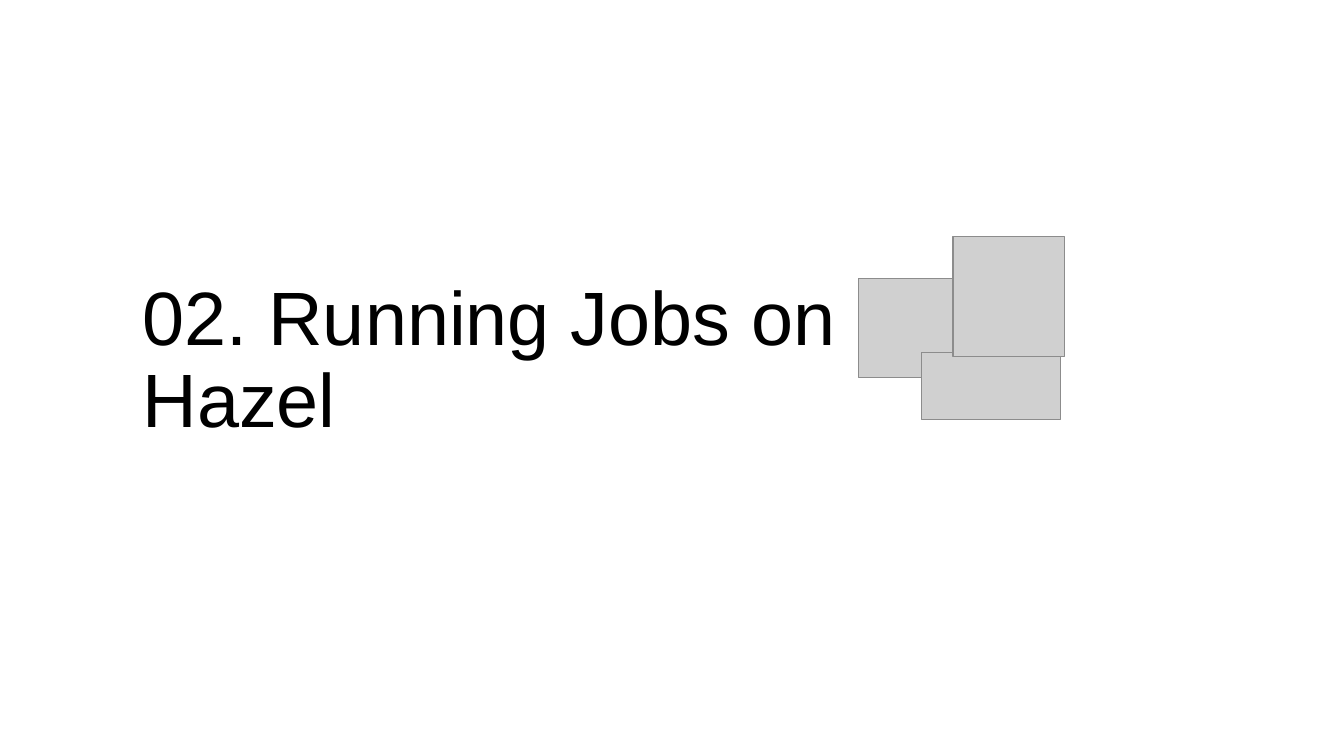
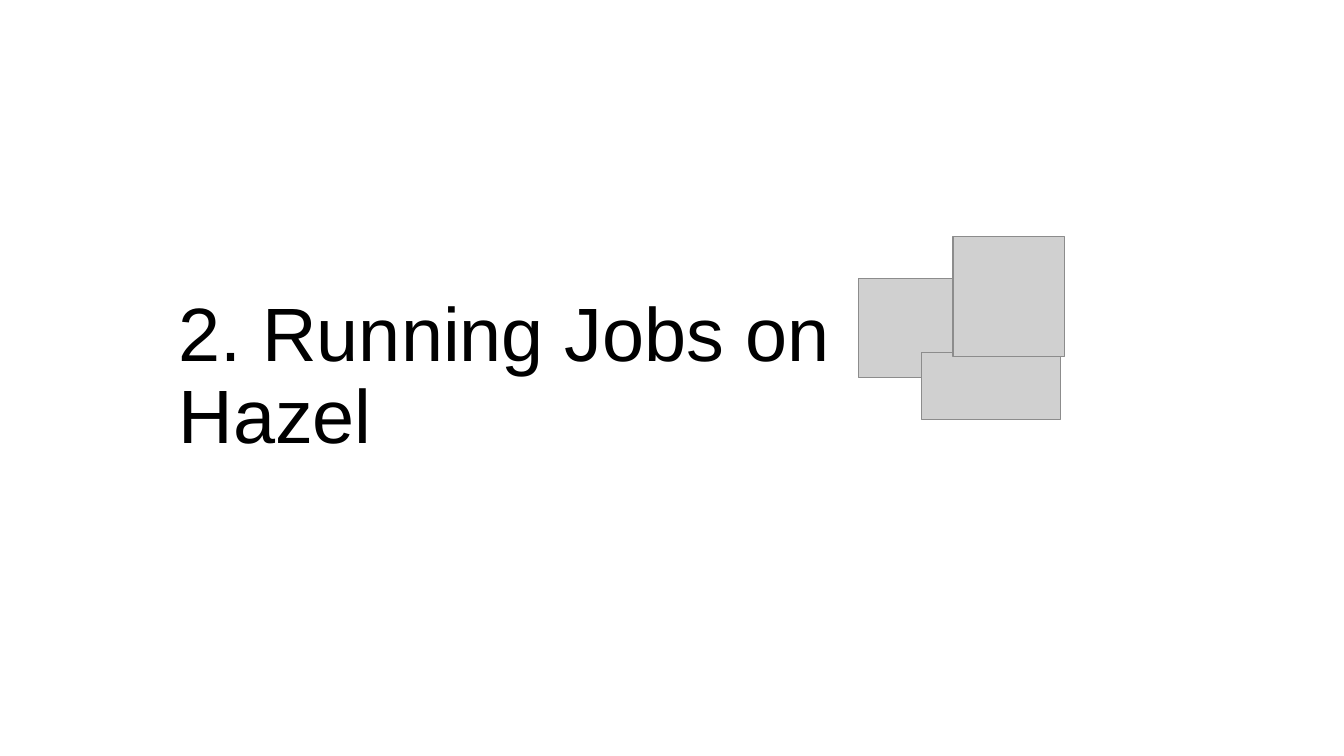
Before and after one commit to hurwitzlab/brc_hazel_training, a slide deck: slide 43 of slides/brc_hazel_0001.pptx (slide 52 before the commit). Drawn at 1344x756 pixels with LibreOffice and Linux fonts; fonts in the diff are those of the drawing; grey boxes stand for pictures. Boxes give left, top, right and bottom in pixels: in the first picture for what was removed or moved away, otherwise in the second. Text is boxed around its words. In the diff, an @@ line names an element or a change of style, - is before the commit and + after.

```diff
--- a/slides/brc_hazel_0001.pptx
+++ b/slides/brc_hazel_0001.pptx
@@ text at [178, 306, 829, 444]: text changed @@
-02. Running Jobs on Hazel
+2. Running Jobs on
+Hazel
```
Also in this commit, not shown: 6 other slides changed, 2 slides added, 8 slides removed, 14 other files.
